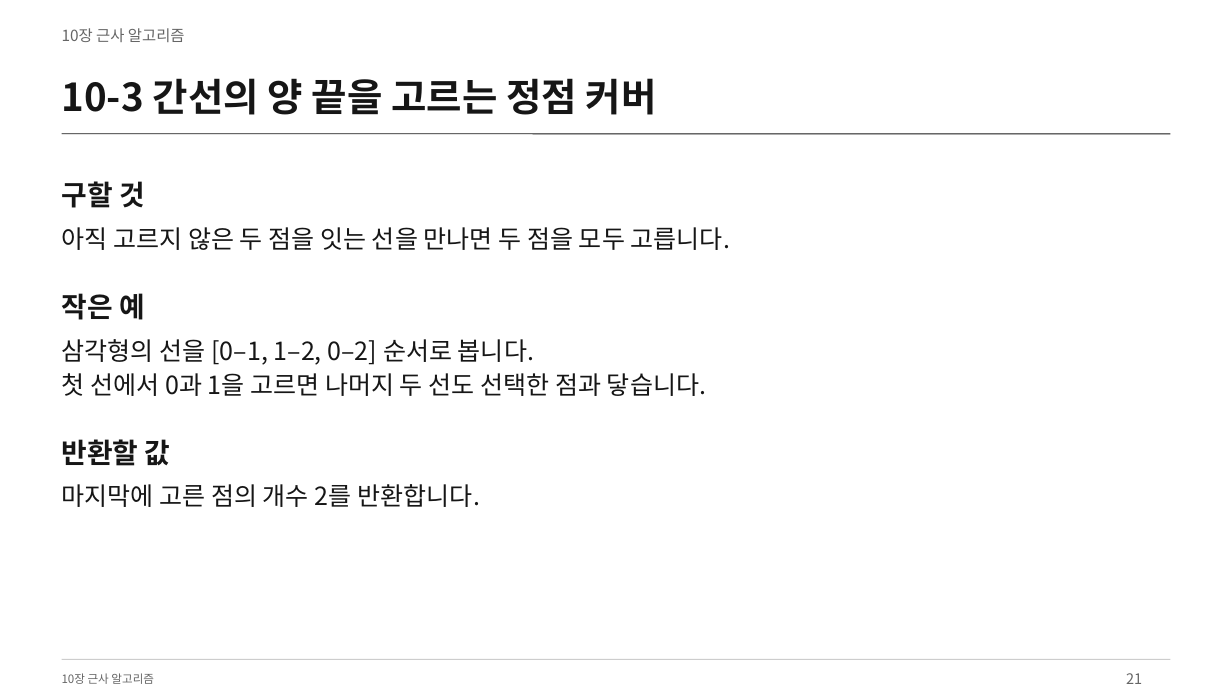
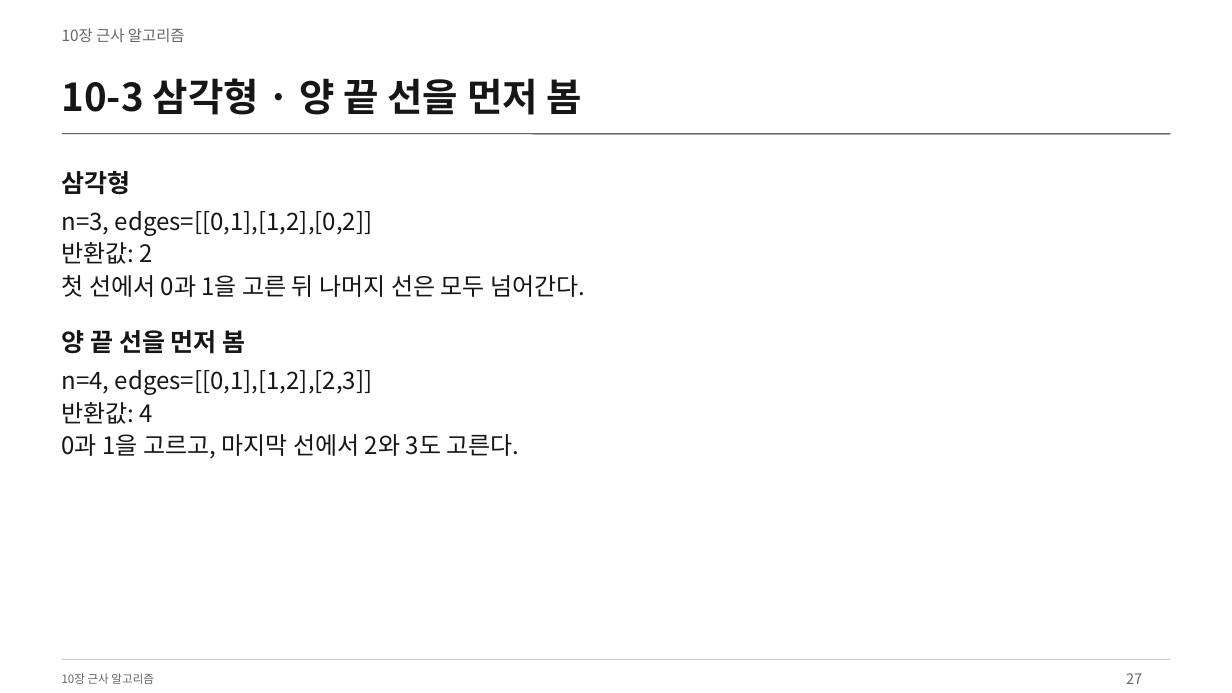
Before and after one commit to Sangdon-Park/Sangdon-Park.github.io, a slide deck: slide 27 of data/알고리즘/10장_근사_알고리즘.pptx (slide 21 before the commit). Drawn at 1232x693 pixels with LibreOffice and Linux fonts; fonts in the diff are those of the drawing. Boxes give left, top, right and bottom in pixels: in the first picture for what was removed or moved away, otherwise in the second. Text is boxed around its words. In the diff, an @@ line names an element or a change of style, - is before the commit and + after.

```diff
--- a/data/알고리즘/10장_근사_알고리즘.pptx
+++ b/data/알고리즘/10장_근사_알고리즘.pptx
@@ text at (x1=62, y1=78, x2=582, y2=115): text changed @@
-10-3 간선의 양 끝을 고르는 정점 커버
+10-3 삼각형 · 양 끝 선을 먼저 봄
@@ text added at (x1=62, y1=171, x2=131, y2=195), 19.5 pt, text #161616, bold @@
+삼각형
@@ text removed at (x1=62, y1=181, x2=145, y2=208) @@
-구할 것
@@ text removed at (x1=62, y1=227, x2=731, y2=250) @@
-아직 고르지 않은 두 점을 잇는 선을 만나면 두 점을 모두 고릅니다.
@@ text added at (x1=62, y1=211, x2=585, y2=297), 18.8 pt, text #161616 @@
+n=3, edges=[[0,1],[1,2],[0,2]]
+반환값: 2
+첫 선에서 0과 1을 고른 뒤 나머지 선은 모두 넘어간다.
@@ text removed at (x1=62, y1=293, x2=145, y2=320) @@
-작은 예
@@ text added at (x1=62, y1=330, x2=246, y2=354), 19.5 pt, text #161616, bold @@
+양 끝 선을 먼저 봄
@@ text at (x1=62, y1=370, x2=520, y2=458): text changed; size 19.5 to 18.8 pt @@
-삼각형의 선을 [0–1, 1–2, 0–2] 순서로 봅니다.
-첫 선에서 0과 1을 고르면 나머지 두 선도 선택한 점과 닿습니다.
+n=4, edges=[[0,1],[1,2],[2,3]]
+반환값: 4
+0과 1을 고르고, 마지막 선에서 2와 3도 고른다.
@@ text removed at (x1=62, y1=439, x2=171, y2=466) @@
-반환할 값
@@ text removed at (x1=62, y1=484, x2=481, y2=507) @@
-마지막에 고른 점의 개수 2를 반환합니다.
@@ text at (x1=1126, y1=673, x2=1142, y2=684): text changed @@
-21
+27
```
Also in this commit, not shown: 37 other slides changed, 12 slides added, 4 slides removed, 18 other files.
